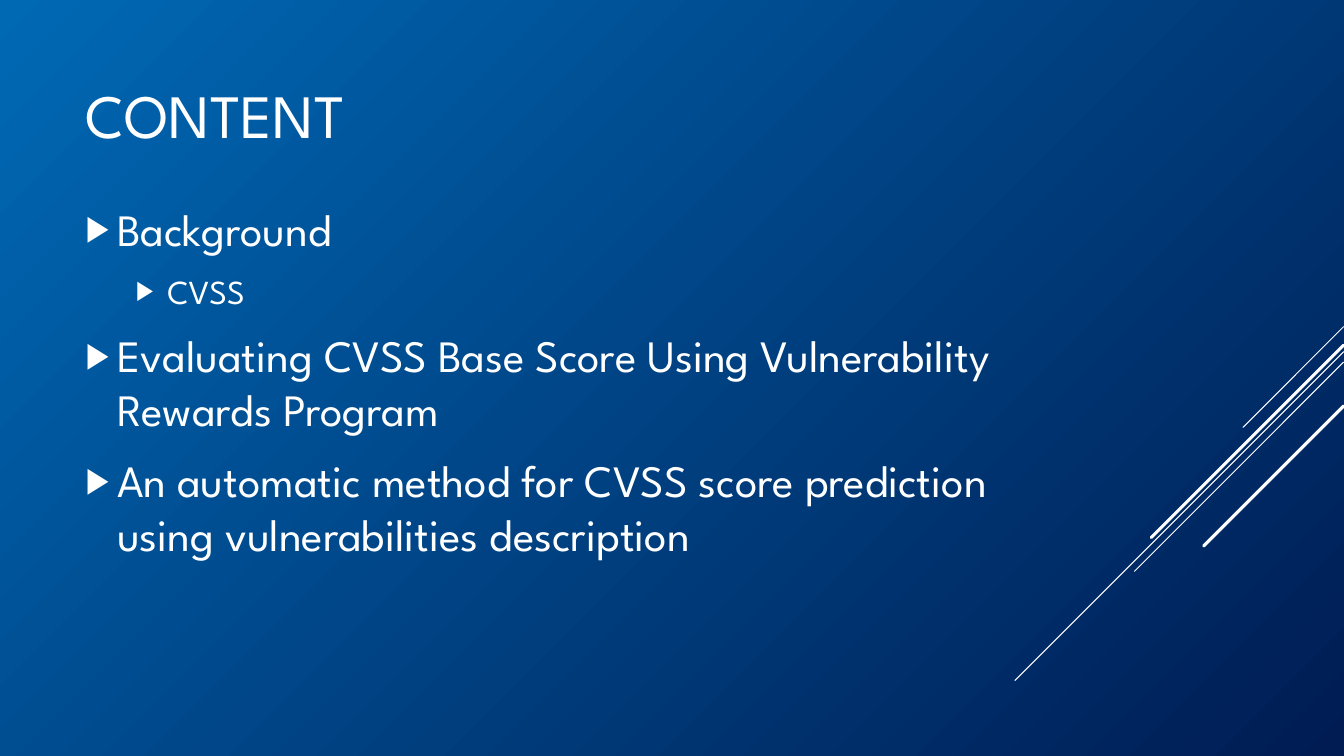
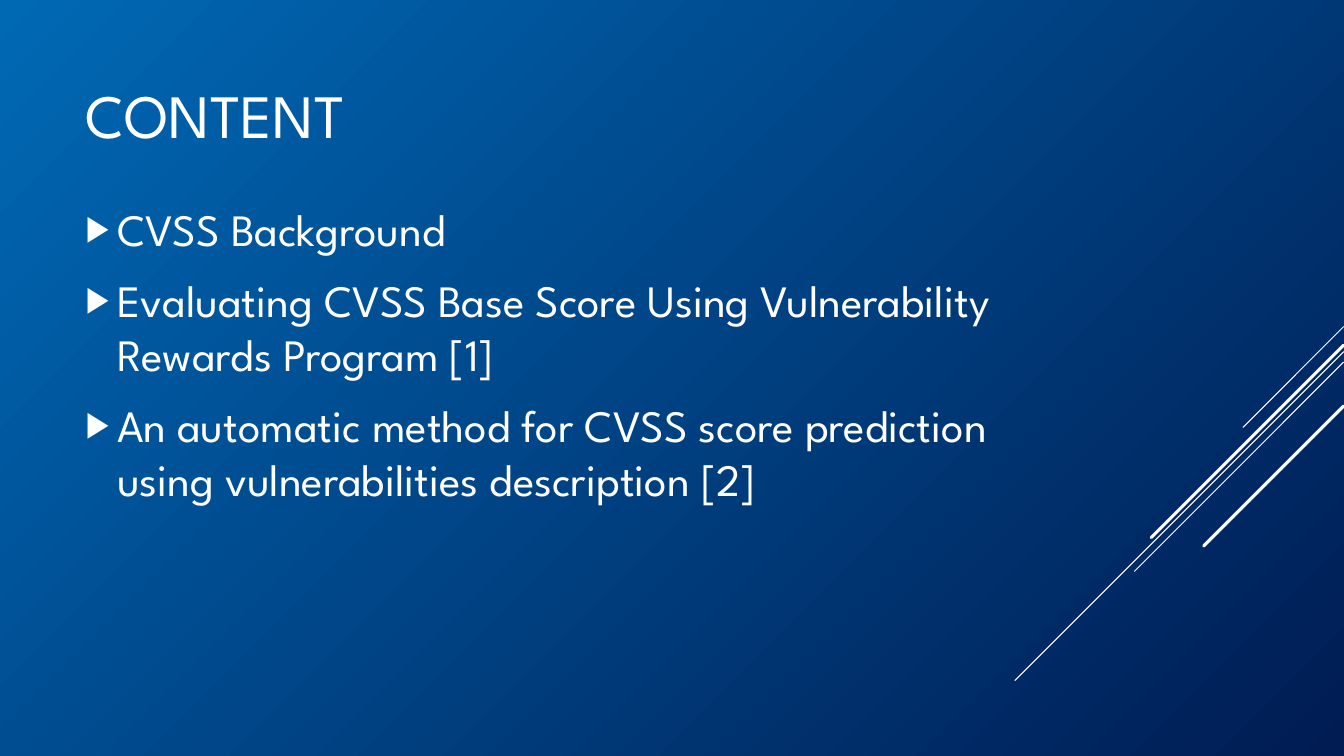
Before and after one commit to BenChurch/Winter2017, a slide deck: slide 2 of CISC848/BackgroundPentation/ChurchCISC848Background.pptx. Drawn at 1344x756 pixels with LibreOffice and Linux fonts; fonts in the diff are those of the drawing. Boxes give left, top, right and bottom in pixels: in the first picture for what was removed or moved away, otherwise in the second. Text is boxed around its words. In the diff, an @@ line names an element or a change of style, - is before the commit and + after.

Commit message:
CISC 848 - Background presentation slides basically finished, maybe add wrap-up slide

```diff
--- a/CISC848/BackgroundPentation/ChurchCISC848Background.pptx
+++ b/CISC848/BackgroundPentation/ChurchCISC848Background.pptx
@@ text at <box>117,215,990,506</box>: text changed @@
-▶ Background
-  ▶ CVSS
-▶ Evaluating CVSS Base Score Using Vulnerability Rewards Program
-▶ An automatic method for CVSS score prediction using vulnerabilities description
+▶ CVSS Background
+▶ Evaluating CVSS Base Score Using Vulnerability Rewards Program [1]
+▶ An automatic method for CVSS score prediction using vulnerabilities description [2]
```
Also in this commit, not shown: 7 other slides changed, 6 slides added, 1 slide removed, 3 other files.
